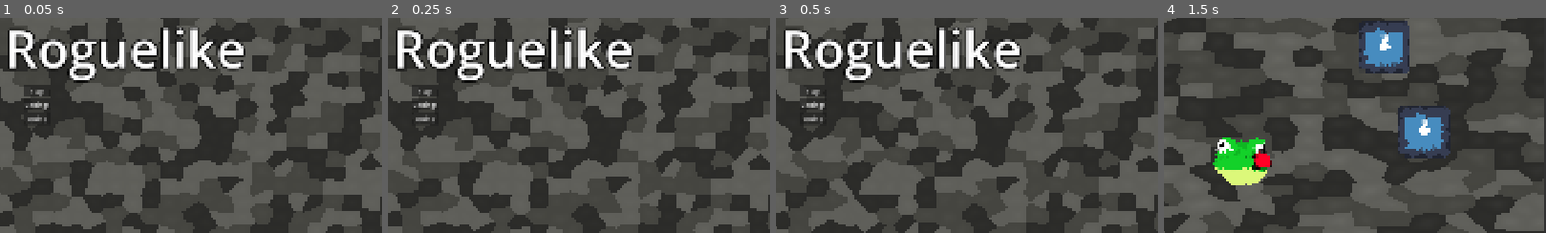
Above: before the commit, frames 1-4 (left to right).
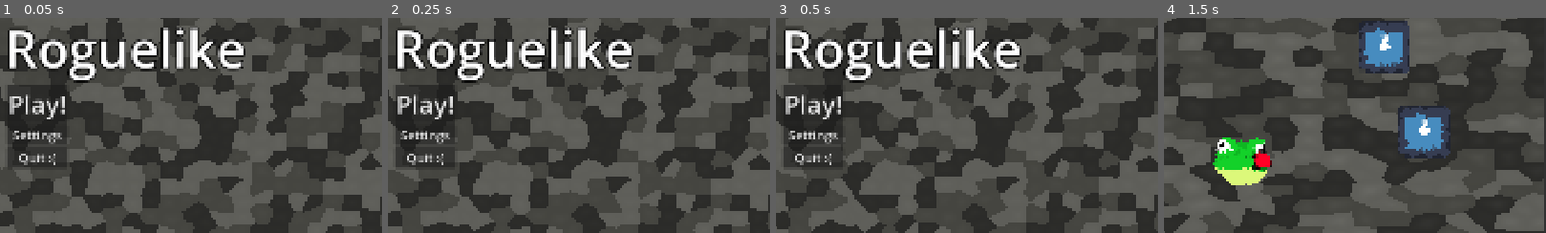
Above: after the commit, the same moments.

Repository: n2ize/FroschRoguelike
Game: Godot game, scene res://UI/main_menu.tscn
Two runs of this game, one before a commit and one after it. Both use one fixed random seed, a clock stepped at 60 frames per second and the inputs below. The engine's default icon, where the game draws it, is replaced by a stand-in: a white triangle on a blue panel in a dark square.
Inputs (mouse positions are % of the whole screen's width and height, from its top left):
- Up to frame 1 (0.05 s): no input
- Up to frame 2 (0.25 s): no input
- Up to frame 3 (0.5 s): no input
- Up to frame 4 (1.5 s): click "Play!" at 0.5 s; move the mouse to (72, 45) at 1.27 s; hold D (move_right) from 1.28 s (still down); click (72, 45) at 1.35 s
The pictures show only the part of the screen within x 45-95%, y 17-67%; the shares and areas given below are measured in that part.

The runs differ from the first frame. In frame 1, 3.4% of the frame differs, in the area x 2-18%, y 31-70%; in frame 2, 3.3%; in frame 3, 3.3%; in frame 4, nothing differs.

Commit message:
bug fixes of mainmenu

Diff:
--- a/UI/deathscreen.gd
+++ b/UI/deathscreen.gd
@@ -13,3 +13,10 @@
 	get_tree().paused = false
 	get_tree().reload_current_scene()
 	queue_free()
+
+
+
+
+func _on_main_menu_pressed() -> void:
+	get_tree().paused = false
+	get_tree().change_scene_to_file("res://UI/main_menu.tscn")
--- a/UI/deathscreen.tscn
+++ b/UI/deathscreen.tscn
@@ -78,3 +78,4 @@
 text = "go to main menu"
 
 [connection signal="pressed" from="CenterContainer/Panel/Panel/Button" to="." method="_on_button_pressed"]
+[connection signal="pressed" from="CenterContainer/Panel/Panel/MainMenu" to="." method="_on_main_menu_pressed"]
--- a/UI/main_menu.gd
+++ b/UI/main_menu.gd
@@ -1,11 +1,14 @@
 extends Control
 
 func _ready():
-	$VBoxContainer/VBoxContainer/PlayButton.pressed.connect(_on_play_pressed)
-	$VBoxContainer/VBoxContainer/QuitButton.pressed.connect(_on_quit_pressed)
+	if not $VBoxContainer/VBoxContainer/PlayButton.pressed.is_connected(_on_play_button_pressed):
+		$VBoxContainer/VBoxContainer/PlayButton.pressed.connect(_on_play_button_pressed)
+	print("main menu ready called")
 
-func _on_play_pressed():
+func _on_play_button_pressed() -> void:
+	print("play pressed")
 	get_tree().change_scene_to_file("res://Rooms/level_generator.tscn")
 
-func _on_quit_pressed():
+
+func _on_quit_button_pressed() -> void:
 	get_tree().quit()
--- a/UI/main_menu.tscn
+++ b/UI/main_menu.tscn
@@ -69,13 +69,19 @@
 
 [node name="PlayButton" type="Button" parent="VBoxContainer/VBoxContainer" unique_id=734570152]
 layout_mode = 2
+theme_override_font_sizes/font_size = 64
 text = "Play!"
 
 [node name="SettingsButton" type="Button" parent="VBoxContainer/VBoxContainer" unique_id=561900515]
 layout_mode = 2
+theme_override_font_sizes/font_size = 32
 text = "Settings
 "
 
 [node name="QuitButton" type="Button" parent="VBoxContainer/VBoxContainer" unique_id=1980951738]
 layout_mode = 2
+theme_override_font_sizes/font_size = 32
 text = "Quit :("
+
+[connection signal="pressed" from="VBoxContainer/VBoxContainer/PlayButton" to="." method="_on_play_button_pressed"]
+[connection signal="pressed" from="VBoxContainer/VBoxContainer/QuitButton" to="." method="_on_quit_button_pressed"]
